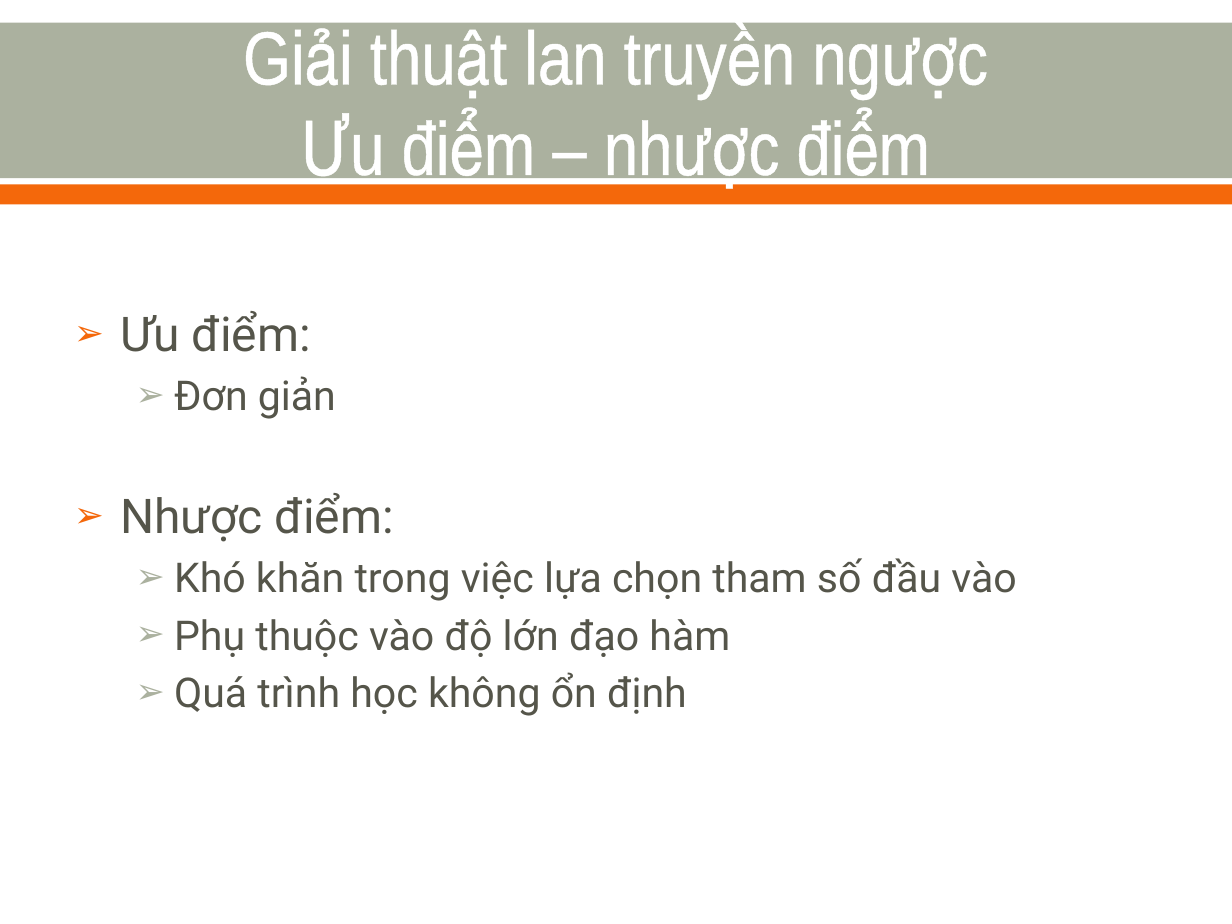
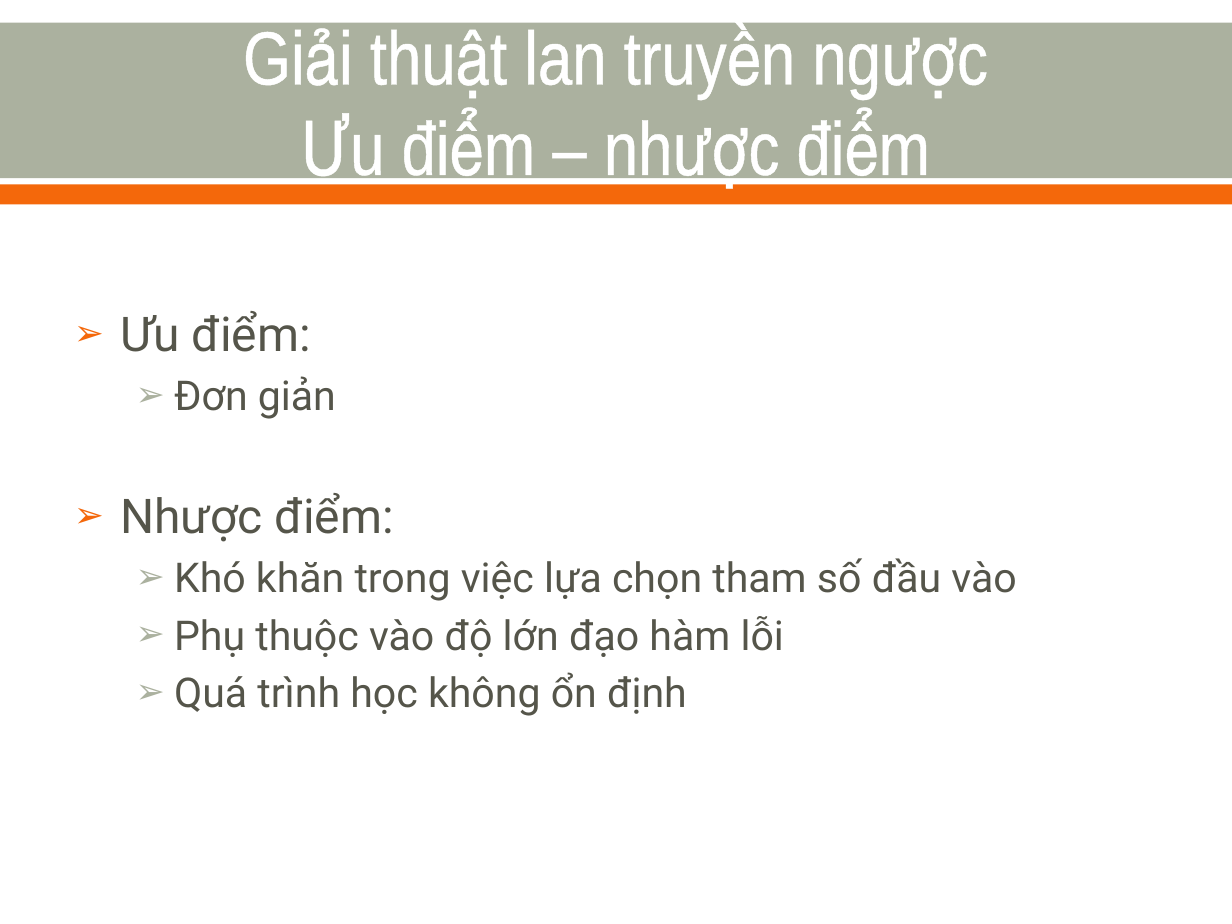
Before and after one commit to nvtthai/forecast-time-series, a slide deck: slide 38 of Report/Presentation.ppt (slide 35 before the commit). Drawn at 1232x924 pixels with LibreOffice and Linux fonts; fonts in the diff are those of the drawing. Boxes give left, top, right and bottom in pixels: in the first picture for what was removed or moved away, otherwise in the second. Text is boxed around its words. In the diff, an @@ line names an element or a change of style, - is before the commit and + after.

```diff
--- a/Report/Presentation.ppt
+++ b/Report/Presentation.ppt
@@ text at box(174, 616, 784, 657): text changed @@
-  ➢ Phụ thuộc vào độ lớn đạo hàm
+  ➢ Phụ thuộc vào độ lớn đạo hàm lỗi
```
Also in this commit, not shown: 6 other slides changed, 7 slides added, 1 slide removed.
